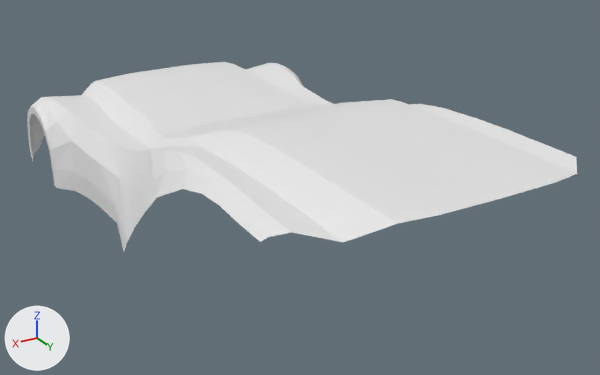
Renders of the Blender file batman_car.blend from each side of a commit.
Rendered twice from a 50 mm camera at (2.8, 5.55, 2.9) aimed at (-0.25, 0.46, 0.36). The lights are fixed; the arrows at lower left show +X, +Y and +Z.
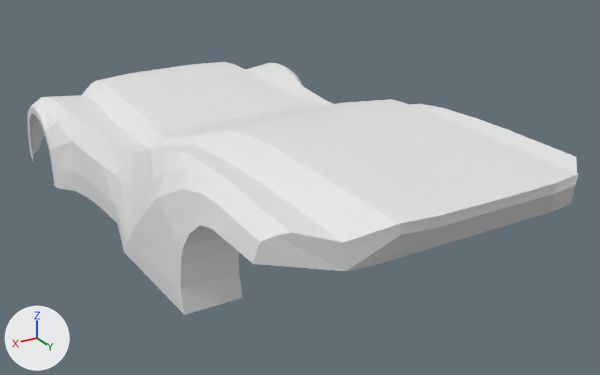
Commit message: finish car end part

Changed parts and their boxes (x1, y1, x2, y2) in the pictures (600 x 375 px):
'Plane', reshaped (33% taller)
    before: (28, 62, 578, 252)
    after: (28, 62, 579, 315)
part 1 of me_plane, built on
    before: (241, 145, 576, 242)
    after: (124, 145, 579, 315)

Edits to the bpy script that builds the scene:
```text
Change me_plane:
    used by ob_plane; location = (0.0, -2.498, 0.229); rotation_euler = (1.571, 0.0, 0.0), in degrees (90, 0, 0)
    remove me_plane.from_pydata(...)  # 186 vertices, 153 faces; spans x 0.0..1.25, y -0.11..0.99, z -5.31..0.0
    add me_plane.from_pydata(...)  # 221 vertices, 185 faces, 1 loose edge; spans x 0.0..1.25, y -0.11..0.99, z -5.32..0.0
    me_plane part 1
    1 vertex moves from x 1.07, y 0.85, z -4.85 to x 1.04, y 0.86, z -4.87
    35 vertices are added at x 0.0..1.18, y -0.06..0.98, z -5.31..-3.28
    1 loose edge is added
    32 new faces join them
```
